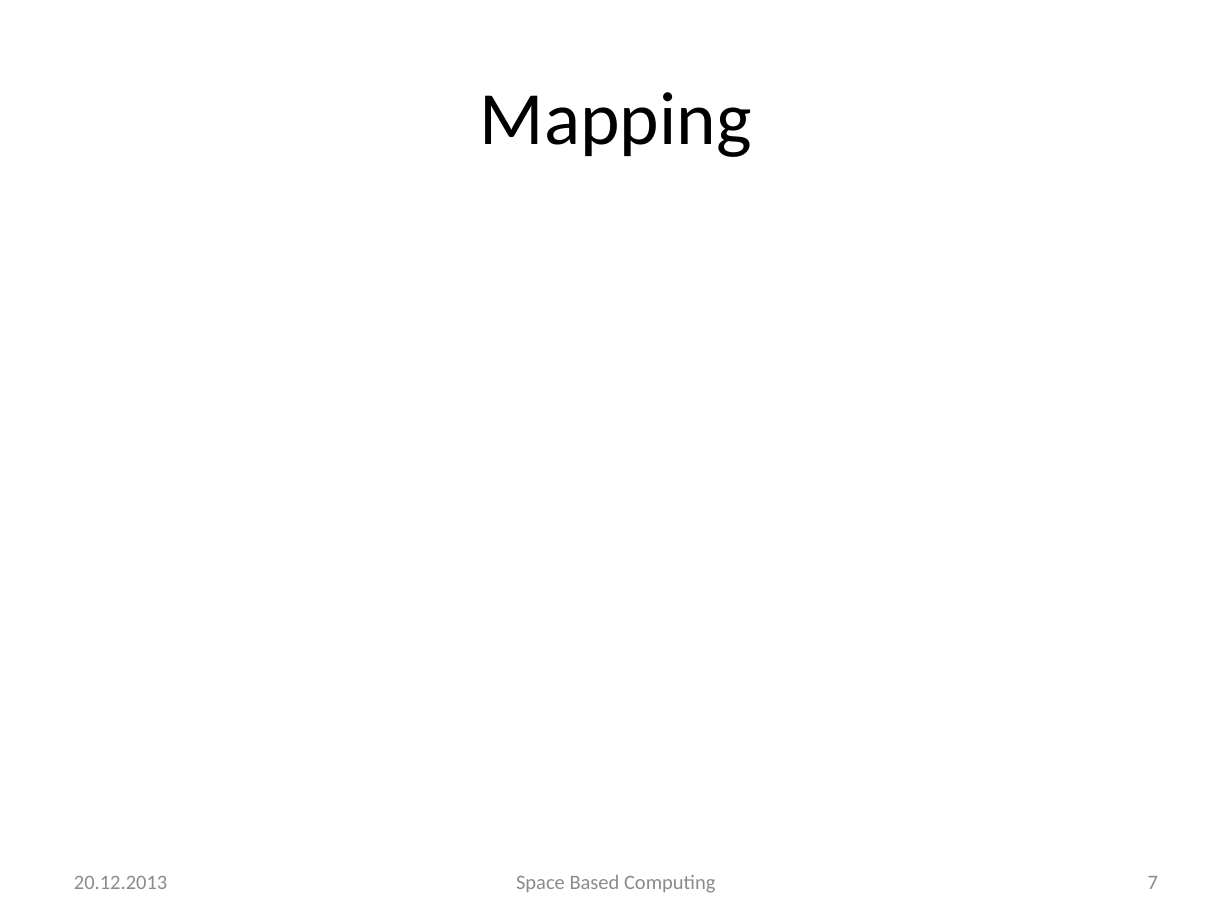
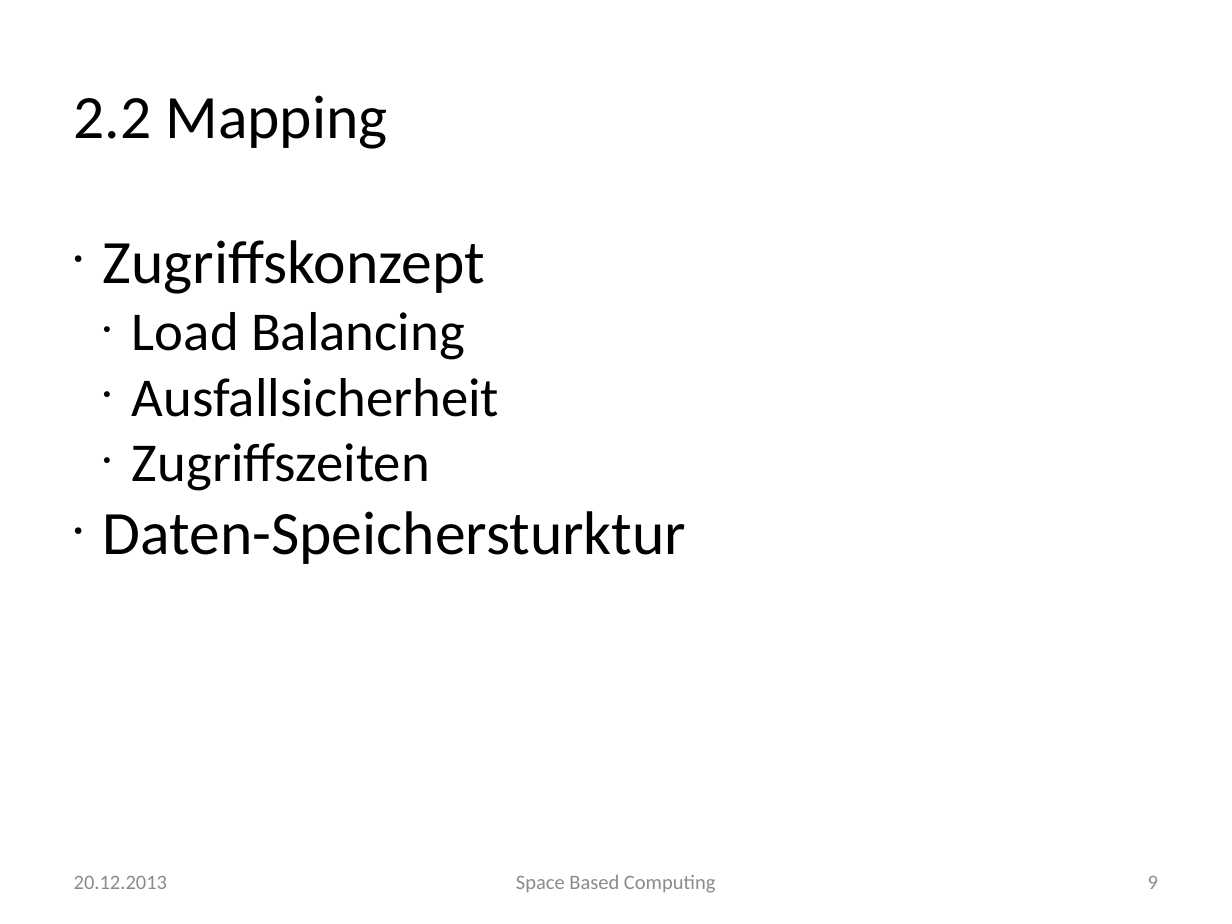
Before and after one commit to traxl/sbcAusarbeitung, a slide deck: slide 9 of Space Based Computing.pptx (slide 7 before the commit). Drawn at 1232x924 pixels with LibreOffice and Linux fonts; fonts in the diff are those of the drawing; background and template pictures are left out. Boxes give left, top, right and bottom in pixels: in the first picture for what was removed or moved away, otherwise in the second. Text is boxed around its words. In the diff, an @@ line names an element or a change of style, - is before the commit and + after.

```diff
--- a/Space Based Computing.pptx
+++ b/Space Based Computing.pptx
@@ text at (74,95,388,149): text changed; size 44 to 36 pt @@
-Mapping
+2.2 Mapping
@@ text added at (103,240,686,564), 32 pt, text #000000 @@
+● Zugriffskonzept
+  ● Load Balancing
+  ● Ausfallsicherheit
+  ● Zugriffszeiten
+● Daten-Speichersturktur
@@ page number at (1148,876,1158,889): text changed; text colour #8C8C8C to #8B8B8B @@
-7
+9
```
Also in this commit, not shown: 20 other slides changed, 8 slides added, 2 slides removed, 3 other files.
